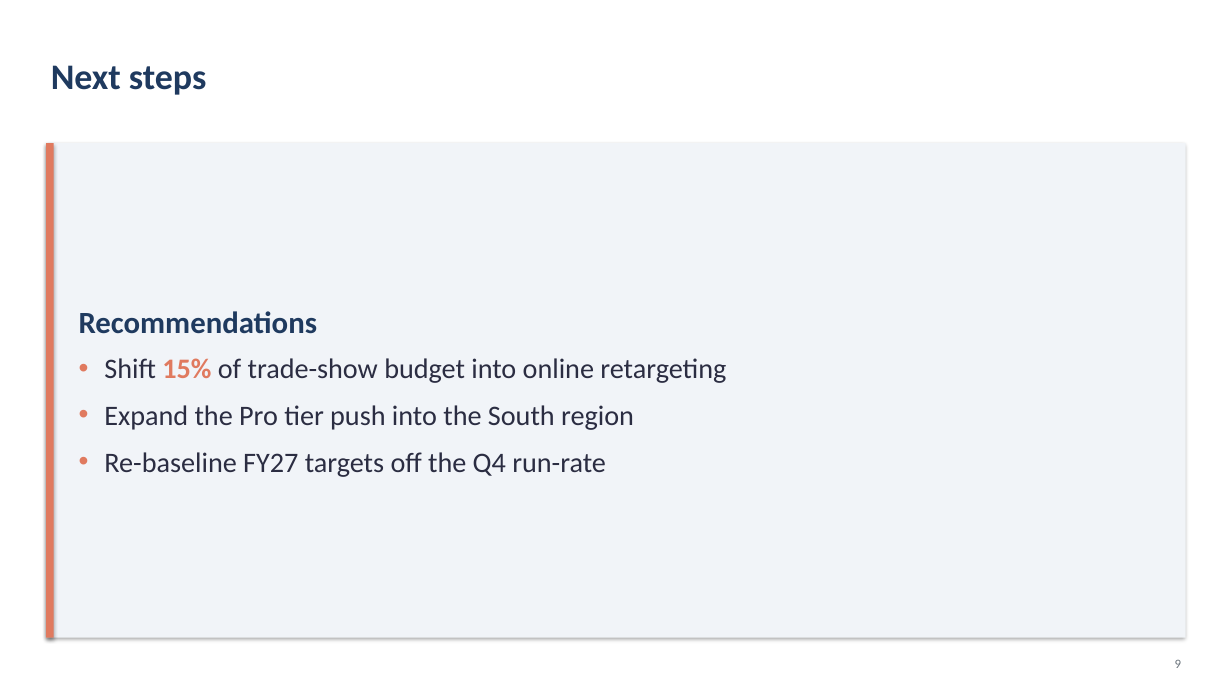
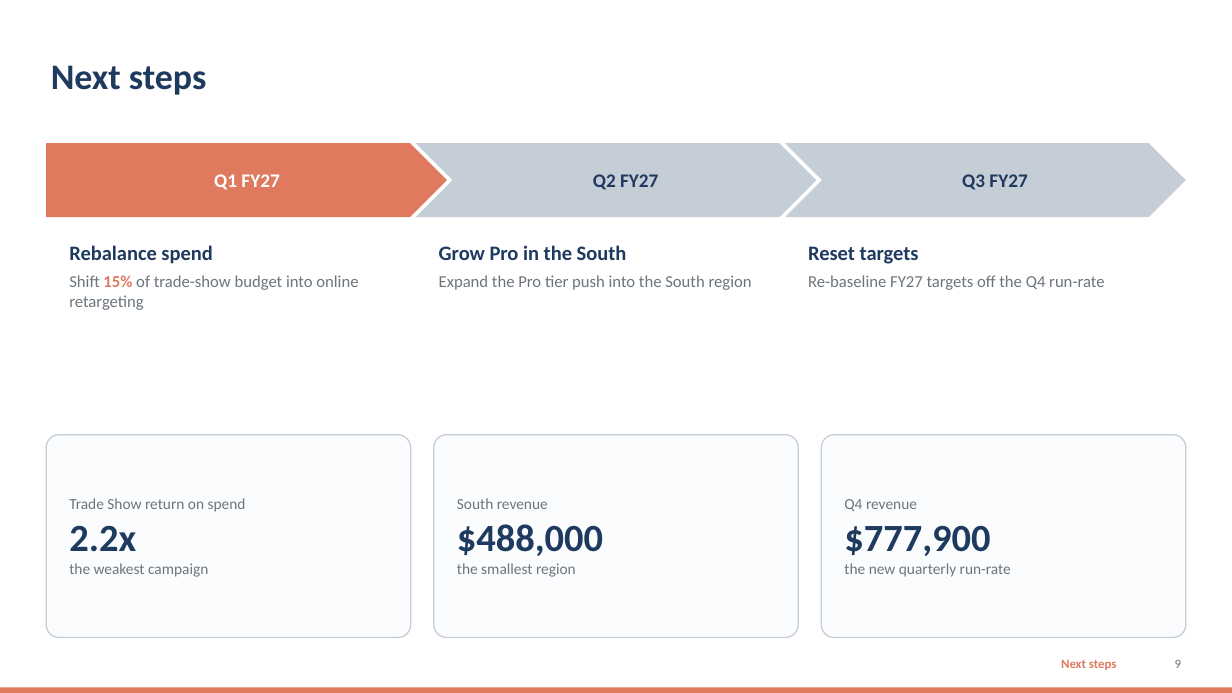
Before and after one commit to FrocketGaming/PPT_DEMO, a slide deck: slide 9 of out/demo.pptx. Drawn at 1232x693 pixels with LibreOffice and Linux fonts; fonts in the diff are those of the drawing. Boxes give left, top, right and bottom in pixels: in the first picture for what was removed or moved away, otherwise in the second. Text is boxed around its words. In the diff, an @@ line names an element or a change of style, - is before the commit and + after.

```diff
--- a/out/demo.pptx
+++ b/out/demo.pptx
@@ rectangle removed at <box>46,143,1186,638</box> @@
@@ rectangle removed at <box>46,143,54,638</box> @@
@@ pentagon arrow added at <box>46,143,447,217</box>, fill #E07A5F, 15 pt, text #FFFFFF, bold @@
+Q1 FY27
@@ chevron added at <box>416,143,817,217</box>, fill #C5CDD6, 15 pt, text #1F3A5F, bold @@
+Q2 FY27
@@ chevron added at <box>786,143,1187,217</box>, fill #C5CDD6, 15 pt, text #1F3A5F, bold @@
+Q3 FY27
@@ text added at <box>69,245,358,310</box>, 13 pt, text #6C757D @@
+Rebalance spend
+Shift 15% of trade-show budget into online retargeting
@@ text added at <box>439,245,752,290</box>, 13 pt, text #6C757D @@
+Grow Pro in the South
+Expand the Pro tier push into the South region
@@ text added at <box>808,246,1104,290</box>, 13 pt, text #6C757D @@
+Reset targets
+Re-baseline FY27 targets off the Q4 run-rate
@@ text removed at <box>79,311,726,477</box> @@
-Recommendations
-• Shift 15% of trade-show budget into online retargeting
-• Expand the Pro tier push into the South region
-• Re-baseline FY27 targets off the Q4 run-rate
@@ rounded rectangle added at <box>46,434,410,638</box>, fill #FBFCFD, outline #C5CDD6 1 pt @@
@@ rounded rectangle added at <box>433,434,798,638</box>, fill #FBFCFD, outline #C5CDD6 1 pt @@
@@ rounded rectangle added at <box>822,434,1186,638</box>, fill #FBFCFD, outline #C5CDD6 1 pt @@
@@ text added at <box>69,498,246,577</box>, 12 pt, text #6C757D @@
+Trade Show return on spend
+2.2x
+the weakest campaign
@@ text added at <box>457,498,603,577</box>, 12 pt, text #6C757D @@
+South revenue
+$488,000
+the smallest region
@@ text added at <box>844,499,1011,577</box>, 12 pt, text #6C757D @@
+Q4 revenue
+$777,900
+the new quarterly run-rate
@@ text added at <box>1061,659,1117,670</box>, 10 pt, text #E07A5F, bold @@
+Next steps
@@ rectangle added at <box>0,688,1232,693</box>, fill #E07A5F @@
```
Also in this commit, not shown: 8 other slides changed, 9 other files.
